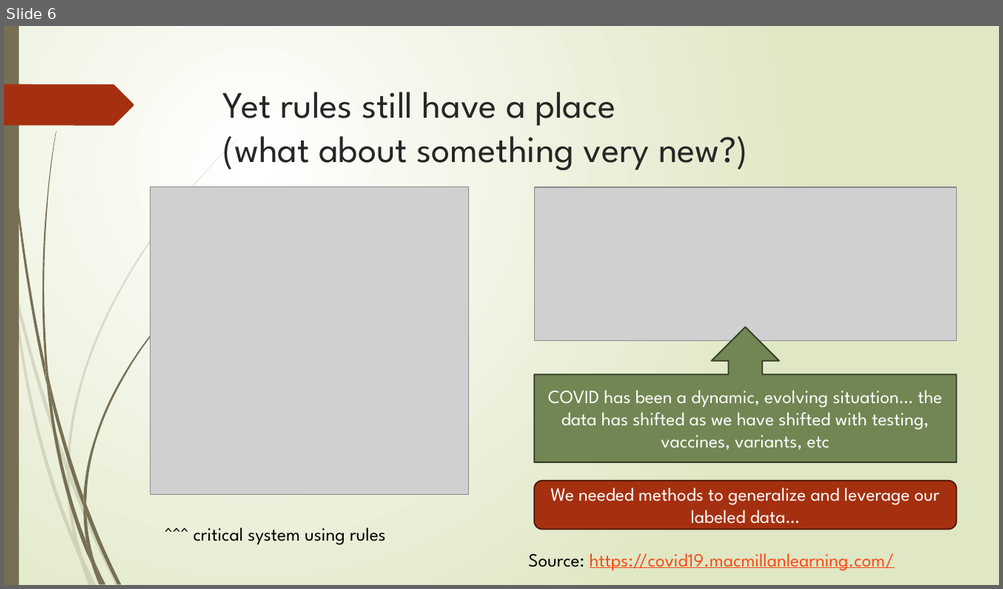
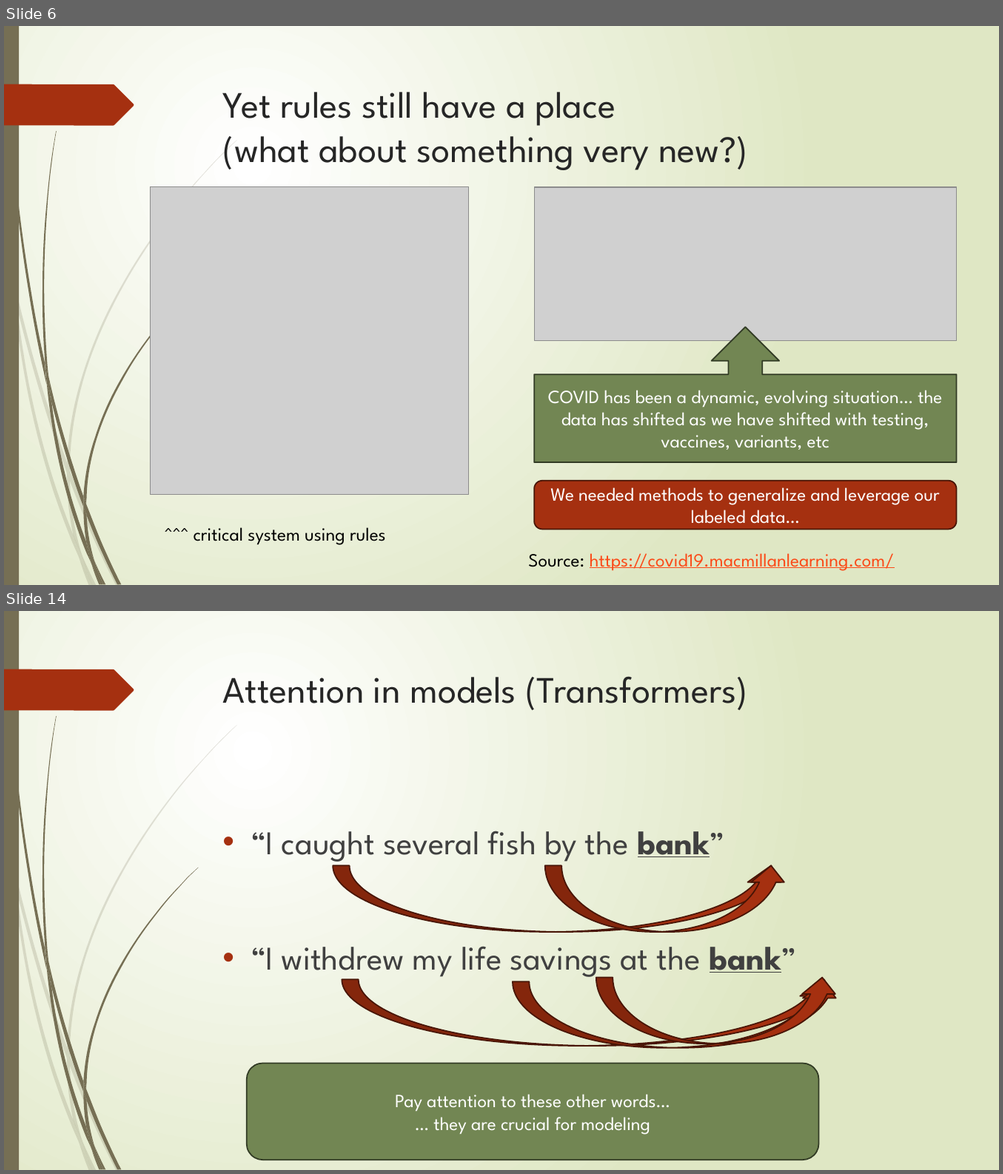
Before and after one commit to abchapman93/delphi-nlp-2024-dev, a slide deck: Slidedecks_ML/2024_Delphi_NLP_with_ML_Part_1.pptx. Shown one above the other, each under a label of ours: slide 6 before the commit, slides 6 and 14 after it; the slides between them are not shown. The pictures are 1003x589 and 1003x1174 pixels, drawn with LibreOffice and Linux fonts; fonts in the diff are those of the drawing; grey boxes stand for pictures. Boxes give left, top, right and bottom in pixels: in the first picture for what was removed or moved away, otherwise in the second. Text is boxed around its words. In the diff, an @@ line names an element or a change of style, - is before the commit and + after.

```diff
--- a/Slidedecks_ML/2024_Delphi_NLP_with_ML_Part_1.pptx
+++ b/Slidedecks_ML/2024_Delphi_NLP_with_ML_Part_1.pptx
@@ slide 14 added at (4, 611, 999, 1170), background gradient #FFFFFF to #DFE8C4; not listed: 24 template elements that a slide beside it also shows @@
@@ title added at (223, 676, 747, 710), 36 pt, text #262626 @@
+Attention in models (Transformers)
@@ text added at (250, 831, 797, 980), 32 pt, text #404040 @@
+• “I caught several fish by the bank”
+• “I withdrew my life savings at the bank”
@@ curved up arrow added at (333, 866, 788, 933), fill #A53010, outline #481507 1.25 pt @@
@@ curved up arrow added at (545, 866, 788, 933), fill #A53010, outline #481507 1.25 pt @@
@@ curved up arrow added at (342, 980, 841, 1046), fill #A53010, outline #481507 1.25 pt @@
@@ curved up arrow added at (512, 982, 840, 1048), fill #A53010, outline #481507 1.25 pt @@
@@ curved up arrow added at (597, 978, 839, 1045), fill #A53010, outline #481507 1.25 pt @@
@@ rounded rectangle added at (247, 1064, 819, 1161), fill #728653, outline #323B24 1.25 pt, 18 pt, text #FFFFFF @@
+Pay attention to these other words…
+… they are crucial for modeling
```
Also in this commit, not shown: 1 slide changed, 13 other slides added.
